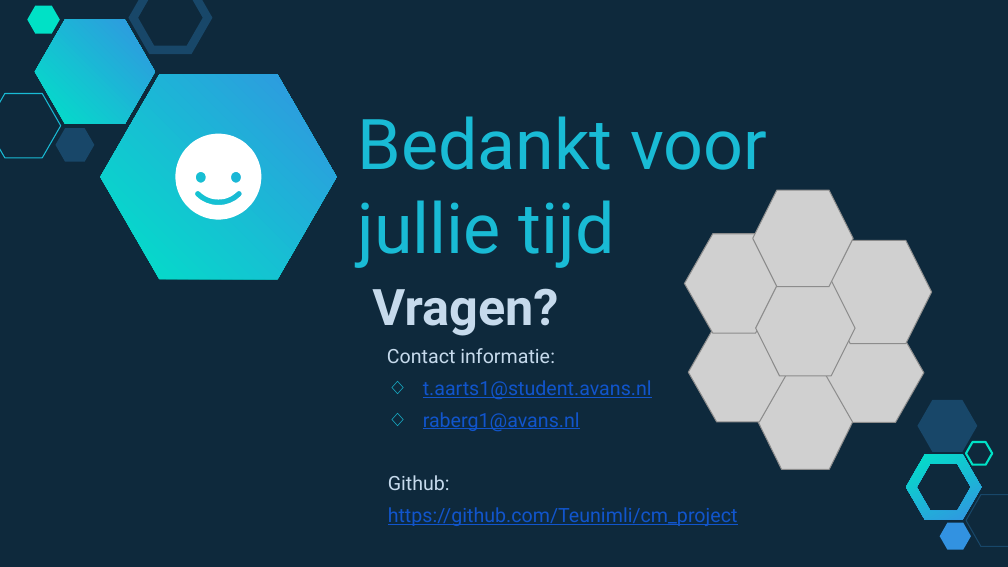
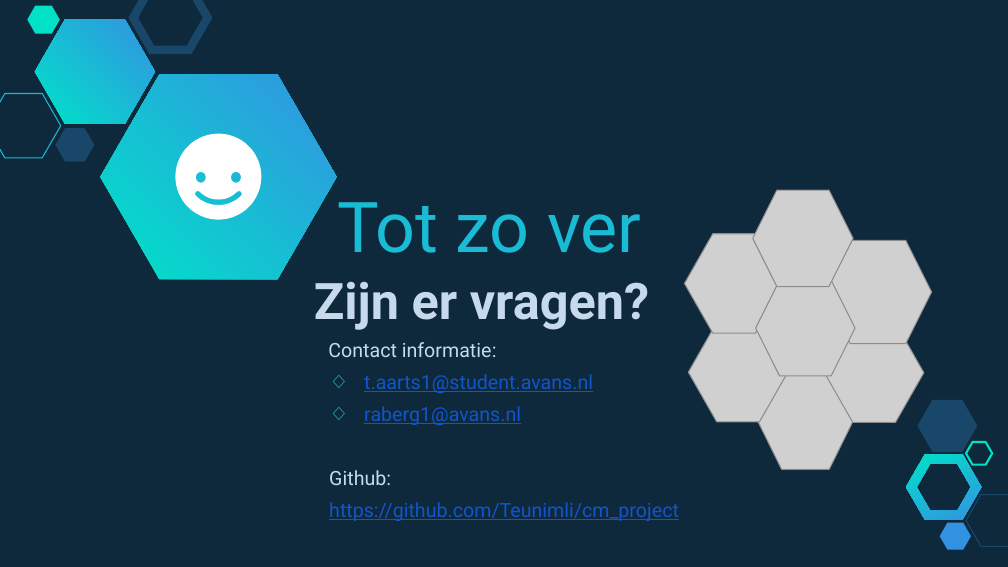
Before and after one commit to Teunimli/cm_project, a slide deck: slide 20 of presentaties/Final/technische_presentatie.pptx (slide 19 before the commit). Drawn at 1008x567 pixels with LibreOffice and Linux fonts; fonts in the diff are those of the drawing; grey boxes stand for pictures. Boxes give left, top, right and bottom in pixels: in the first picture for what was removed or moved away, otherwise in the second. Text is boxed around its words. In the diff, an @@ line names an element or a change of style, - is before the commit and + after.

```diff
--- a/presentaties/Final/technische_presentatie.pptx
+++ b/presentaties/Final/technische_presentatie.pptx
@@ title at [337, 202, 641, 253]: text changed @@
-Bedankt voor jullie tijd
+Tot zo ver
@@ text "Zijn er vragen?": place and size @@
-text "Zijn er vragen?" at [372, 288, 738, 526]
+text "Zijn er vragen?" at [314, 282, 679, 521]
@@ text at [314, 282, 649, 330]: text changed @@
-Vragen?
+Zijn er vragen?
```
Also in this commit, not shown: 1 slide added.
